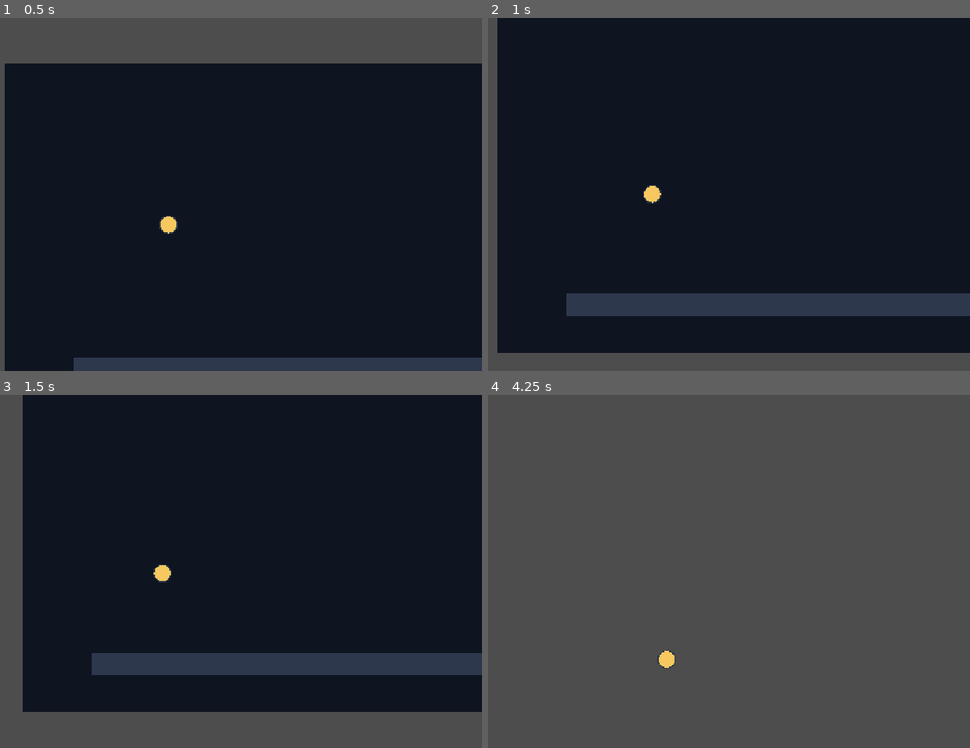
Above: before the commit, frames 1-4 (two rows, left to right).
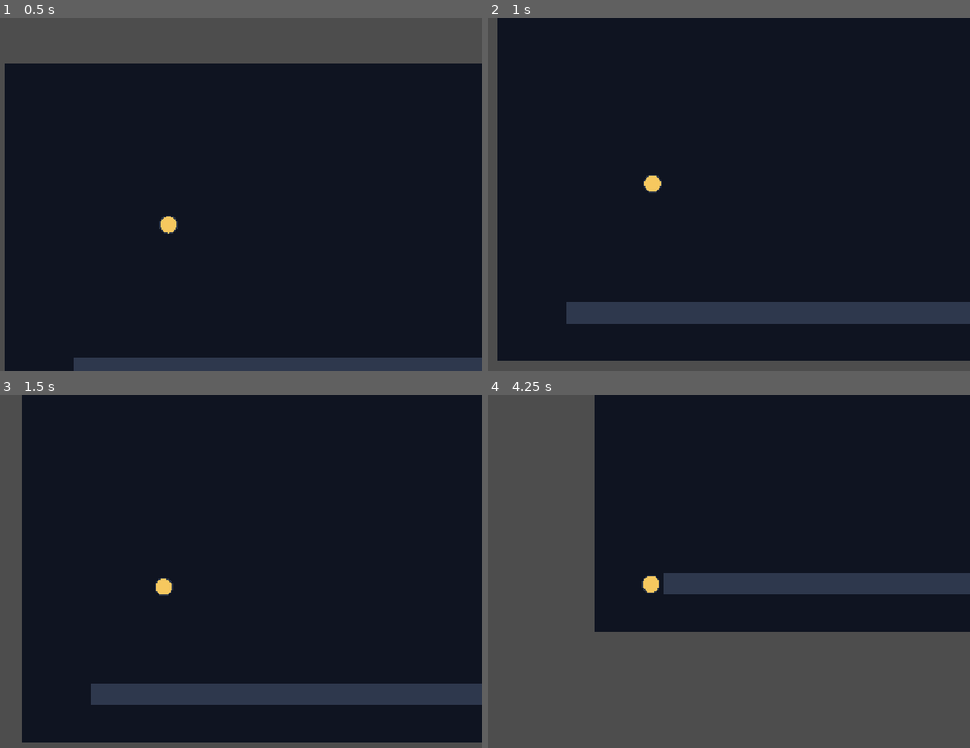
Above: after the commit, the same moments.

Repository: Khazap/bounceback-golf
Game: Godot game, scene res://scenes/ball/BallTest.tscn
The game is run twice, just before and just after one commit, with the same random seed, the same clock (stepped at 60 frames per second) and the same inputs. This scene is started directly instead of the project's main scene.
Inputs (mouse positions are in pixels of both pictures, inside the frame that each line leads up to):
- Up to frame 1 (0.5 s): no input
- Up to frame 2 (1 s): tap Enter at 0.5 s; move the mouse to (796, 176) at 0.52 s; tap R at 0.6 s; click (796, 176) at 0.67 s
- Up to frame 3 (1.5 s): drag from (43, 589) to (134, 642) at 1.27 s
- Up to frame 4 (4.25 s): move the mouse to (719, 493) at 2.02 s; tap R at 2.1, 3.6 s; click (719, 493) at 2.17 s; drag from (622, 642) to (outside the picture) at 2.77 s; move the mouse to (844, 624) at 3.52 s; click (844, 624) at 3.67 s; tap Escape at 4.15 s

Frame 1 is identical in both runs. In frame 2, 6.3% of the frame differs, in the area x 1-100%, y 44-98%; in frame 3, 19%; in frame 4, 52%, in the area x 22-100%, y 0-78%.

Commit message:
Implement launchable ball with rest signals

Diff:
--- a/scripts/ball.gd
+++ b/scripts/ball.gd
@@ -1,15 +1,11 @@
 extends RigidBody2D
-## The player-controlled ball.
-##
-## Input and rest detection will be added in the next pass. Keeping the
-## drawing here means Ball.tscn has no dependency on external art files.
+## Player-controlled ball used by Main.tscn.
 
 signal launched
 signal came_to_rest
 
 @export_category("Ball")
 @export var radius: float = 16.0:
-
 	set(value):
 		radius = maxf(value, 1.0)
 		_update_collision_shape()
@@ -18,15 +14,135 @@
 @export var bounce: float = 0.6
 @export var input_enabled: bool = true
 
-var _reset_pending: bool = false
-var _reset_position: Vector2
+@export_category("Launch")
+@export var launch_power: float = 6.0
+@export var min_drag: float = 8.0
+@export var max_drag: float = 200.0
+@export var pull_cooldown: float = 10.0
+@export var invert_direction: bool = false
+
+@export_category("Rest")
+@export var rest_speed: float = 10.0
+@export var rest_time_required: float = 0.3
+
+var _aiming := false
+var _drag_start := Vector2.ZERO
+var _is_at_rest := true
+var _still_time := 0.0
+var _cooldown_remaining := 0.0
+var _visual_scale := Vector2.ONE
+var _was_touching := false
+var _reset_pending := false
+var _reset_position := Vector2.ZERO
 
 
 func _ready() -> void:
-	# The collider's radius is authored in Ball.tscn. This redraws the visual
-	# whenever the exported radius is changed in the Inspector.
 	_update_collision_shape()
 	queue_redraw()
+
+
+func _physics_process(delta: float) -> void:
+	_cooldown_remaining = maxf(_cooldown_remaining - delta, 0.0)
+
+	var touching := get_contact_count() > 0
+	if touching and not _was_touching and not _is_at_rest:
+		_squish_on_impact()
+	_was_touching = touching
+	queue_redraw()
+
+	if not _is_at_rest and not _aiming:
+		if linear_velocity.length() < rest_speed:
+			_still_time += delta
+			if _still_time >= rest_time_required:
+				_is_at_rest = true
+				came_to_rest.emit()
+		else:
+			_still_time = 0.0
+
+
+func _unhandled_input(event: InputEvent) -> void:
+	if not input_enabled:
+		return
+
+	if event is InputEventKey and event.keycode == KEY_ESCAPE and event.pressed:
+		_cancel_aim()
+		return
+
+	if not event is InputEventMouseButton:
+		return
+
+	if event.button_index == MOUSE_BUTTON_RIGHT and event.pressed:
+		_cancel_aim()
+		return
+
+	if event.button_index != MOUSE_BUTTON_LEFT:
+		return
+
+	if event.pressed:
+		if _is_at_rest and _cooldown_remaining <= 0.0:
+			_aiming = true
+			_drag_start = get_global_mouse_position()
+			queue_redraw()
+	else:
+		if _aiming:
+			_release_aim()
+
+
+func _release_aim() -> void:
+	var mouse_position := get_global_mouse_position()
+	var drag := (_drag_start - mouse_position).limit_length(max_drag)
+	_cancel_aim()
+
+	if drag.length() < min_drag:
+		return
+
+	var launch_vector := drag
+	if invert_direction:
+		launch_vector = -launch_vector
+
+	_is_at_rest = false
+	_still_time = 0.0
+	_cooldown_remaining = pull_cooldown
+	apply_central_impulse(launch_vector * launch_power)
+	launched.emit()
+
+
+func _cancel_aim() -> void:
+	_aiming = false
+	_drag_start = Vector2.ZERO
+	queue_redraw()
+
+
+func _draw() -> void:
+	draw_set_transform(Vector2.ZERO, 0.0, _visual_scale)
+	draw_circle(Vector2.ZERO, radius, Color("#f6c85f"))
+	draw_arc(Vector2.ZERO, radius, 0.0, TAU, 32, Color("#2d3748"), 2.0)
+	draw_set_transform(Vector2.ZERO, 0.0, Vector2.ONE)
+
+	if not _aiming:
+		return
+
+	var drag := (_drag_start - get_global_mouse_position()).limit_length(max_drag)
+	if drag.length() < 1.0:
+		return
+
+	var direction := drag.normalized()
+	if invert_direction:
+		direction = -direction
+
+	var power_ratio := clampf(drag.length() / max_drag, 0.0, 1.0)
+	var line_color := Color("#42d77d").lerp(Color("#ef5350"), power_ratio)
+	var line_length := 24.0 + 80.0 * power_ratio
+	for index in range(8):
+		var start := direction * (index * line_length / 8.0)
+		var end := direction * (index * line_length / 8.0 + line_length / 16.0)
+		draw_line(start, end, line_color, 3.0)
+
+
+func _squish_on_impact() -> void:
+	var impact_tween := create_tween()
+	impact_tween.tween_property(self, "_visual_scale", Vector2(1.2, 0.8), 0.06)
+	impact_tween.tween_property(self, "_visual_scale", Vector2.ONE, 0.18)
 
 
 func _update_collision_shape() -> void:
@@ -39,17 +155,13 @@
 		circle.radius = radius
 
 
-func _draw() -> void:
-	# A simple high-contrast visual keeps the test scene usable without art.
-	draw_circle(Vector2.ZERO, radius, Color("#f6c85f"))
-	draw_arc(Vector2.ZERO, radius, 0.0, TAU, 32, Color("#2d3748"), 2.0)
-
-
 func reset_to(pos: Vector2) -> void:
-	# RigidBody2D transforms should be changed during the physics step. The
-	# pending flag lets _integrate_forces apply the teleport safely.
 	_reset_position = pos
 	_reset_pending = true
+	_aiming = false
+	_is_at_rest = true
+	_still_time = 0.0
+	_cooldown_remaining = 0.0
 
 
 func _integrate_forces(state: PhysicsDirectBodyState2D) -> void:
